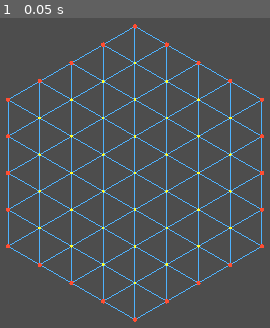
Above: before the commit, frame 1.
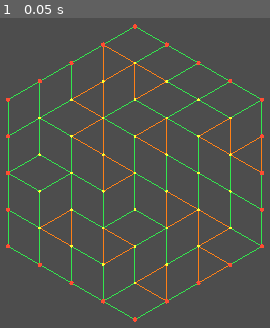
Above: after the commit, the same moment.

Repository: lucasbiancogs/map_generation
Game: Godot game, scene res://scenes/main.tscn
Two runs of this game, one before a commit and one after it. Both use one fixed random seed, a clock stepped at 60 frames per second and the inputs below.
Inputs:
- Up to frame 1 (0.05 s): no input

The runs differ from the first frame. In frame 1, 5.7% of the frame differs, in the area x 2-98%, y 2-98%.

Commit message:
Add Step 3 (triangle-to-quad merging) and rename HexGrid to OrganicGrid
Implements random adjacent triangle merging with seeded RNG, adjacency
dictionary, and early-stop cap for varied results. Visualization now
shows quads (green) and unmergeable triangles (orange) separately.
Renamed class and file from HexGrid to OrganicGrid. Added CLAUDE.md
and IMPLEMENTATION.md for project guidelines and progress tracking.

Diff:
--- a/scenes/main.tscn
+++ b/scenes/main.tscn
@@ -1,6 +1,6 @@
 [gd_scene load_steps=2 format=3 uid="uid://bep2n5mln624u"]
 
-[ext_resource type="Script" uid="uid://c5rtxqg7aqxau" path="res://scripts/hex_grid.gd" id="1_hex_grid"]
+[ext_resource type="Script" path="res://scripts/organic_grid.gd" id="1_o5qli"]
 
 [node name="Main" type="Node3D"]
 
@@ -10,5 +10,5 @@
 [node name="DirectionalLight3D" type="DirectionalLight3D" parent="."]
 transform = Transform3D(1, 0, 0, 0, 0.866025, 0.5, 0, -0.5, 0.866025, 0, 10, 0)
 
-[node name="HexGrid" type="Node3D" parent="."]
-script = ExtResource("1_hex_grid")
+[node name="OrganicGrid" type="Node3D" parent="."]
+script = ExtResource("1_o5qli")
--- a/scripts/hex_grid.gd
+++ b/scripts/organic_grid.gd
@@ -1,21 +1,28 @@
-class_name HexGrid
+class_name OrganicGrid
 extends Node3D
 
 ## Distance from center to hex vertex.
 @export_range(0.5, 20.0) var hex_size: float = 1.0
 ## Number of concentric rings per patch.
 @export_range(1, 10) var iterations_count: int = 4
+## Seed for random triangle merging.
+@export var randomization_seed: int = 0
 
 ## Generated grid points (position + outer edge flag).
 var points: Array[Vector3] = []
 var is_outer_edge: Array[bool] = []
 ## Triangle indices (each group of 3 ints = one triangle).
 var triangles: PackedInt32Array = PackedInt32Array()
+## Quad vertex indices (each group of 4 ints = one quad).
+var quads: Array[PackedInt32Array] = []
+## Triangles that couldn't be merged (indices into the triangles list).
+var unmergeable_triangle_indices: Array[int] = []
 
 
 func _ready() -> void:
 	generate_hex_grid_points()
 	construct_triangles()
+	merge_triangles_into_quads()
 	_build_visualization()
 
 
@@ -116,39 +123,196 @@
 
 
 # ===========================================================================
+# Step 3 — Merge adjacent triangles into quads
+# ===========================================================================
+
+func merge_triangles_into_quads() -> void:
+	quads.clear()
+	unmergeable_triangle_indices.clear()
+
+	var rng := RandomNumberGenerator.new()
+	rng.seed = randomization_seed
+
+	var tri_count: int = triangles.size() / 3
+
+	# Build adjacency: two triangles are adjacent if they share exactly 2 vertices.
+	var adjacency: Dictionary = {}  # tri_index -> Array[int] of adjacent tri indices
+	for i in range(tri_count):
+		adjacency[i] = [] as Array[int]
+
+	for i in range(tri_count):
+		var iv := _get_tri_vertices(i)
+		for j in range(i + 1, tri_count):
+			var jv := _get_tri_vertices(j)
+			var shared: int = 0
+			for vi in iv:
+				for vj in jv:
+					if vi == vj:
+						shared += 1
+			if shared == 2:
+				adjacency[i].append(j)
+				adjacency[j].append(i)
+
+	# Track which triangles are still available for merging.
+	var mergeable: Dictionary = {}  # tri_index -> true
+	for i in range(tri_count):
+		mergeable[i] = true
+
+	# Random upper limit on merges for more varied results.
+	var max_merges: int = rng.randi_range(tri_count / 3, tri_count)
+
+	while not mergeable.is_empty():
+		if quads.size() >= max_merges:
+			for idx in mergeable.keys():
+				unmergeable_triangle_indices.append(idx)
+			break
+
+		# Pick a random mergeable triangle.
+		var keys: Array = mergeable.keys()
+		var tri_a: int = keys[rng.randi_range(0, keys.size() - 1)]
+
+		# Filter its adjacency list to only still-mergeable triangles.
+		var available_neighbors: Array[int] = []
+		for n in adjacency[tri_a]:
+			if mergeable.has(n):
+				available_neighbors.append(n)
+
+		if available_neighbors.is_empty():
+			mergeable.erase(tri_a)
+			unmergeable_triangle_indices.append(tri_a)
+			continue
+
+		var tri_b: int = available_neighbors[rng.randi_range(0, available_neighbors.size() - 1)]
+
+		# Merge into a quad.
+		quads.append(_merge_two_triangles(tri_a, tri_b))
+
+		# Remove both from mergeable set.
+		mergeable.erase(tri_a)
+		mergeable.erase(tri_b)
+
+		# Update adjacency: remove references to merged triangles.
+		# If a neighbor loses all its mergeable neighbors, it becomes unmergeable.
+		_remove_from_adjacency(tri_a, tri_b, adjacency, mergeable, unmergeable_triangle_indices)
+		_remove_from_adjacency(tri_b, tri_a, adjacency, mergeable, unmergeable_triangle_indices)
+
+
+## Returns the 3 vertex indices of the triangle at the given index.
+func _get_tri_vertices(tri_index: int) -> PackedInt32Array:
+	var base: int = tri_index * 3
+	return PackedInt32Array([triangles[base], triangles[base + 1], triangles[base + 2]])
+
+
+## Merges two triangles into a quad. The shared edge vertices go to positions 0 and 2,
+## and the unique vertices go to positions 1 and 3, forming a proper quad winding.
+func _merge_two_triangles(tri_a: int, tri_b: int) -> PackedInt32Array:
+	var va := _get_tri_vertices(tri_a)
+	var vb := _get_tri_vertices(tri_b)
+
+	var shared: Array[int] = []
+	var unique: Array[int] = []
+
+	# Collect all 6 vertex indices, identify shared vs unique.
+	for v in va:
+		var found := false
+		for u in vb:
+			if v == u:
+				found = true
+				break
+		if found:
+			shared.append(v)
+		else:
+			unique.append(v)
+
+	for v in vb:
+		var found := false
+		for u in va:
+			if v == u:
+				found = true
+				break
+		if not found:
+			unique.append(v)
+
+	# Quad winding: shared[0], unique[0], shared[1], unique[1]
+	return PackedInt32Array([shared[0], unique[0], shared[1], unique[1]])
+
+
+## Removes a merged triangle from the adjacency of its neighbors.
+## If a neighbor loses all mergeable neighbors, it becomes unmergeable.
+func _remove_from_adjacency(tri_index: int, other_merged: int, adjacency: Dictionary,
+		mergeable: Dictionary, unmergeable: Array[int]) -> void:
+	for neighbor in adjacency[tri_index]:
+		if neighbor == other_merged:
+			continue
+		var neighbor_adj: Array[int] = adjacency[neighbor]
+		neighbor_adj.erase(tri_index)
+
+		# Check if this neighbor still has any mergeable adjacent triangles.
+		var has_mergeable_neighbor := false
+		for n in neighbor_adj:
+			if mergeable.has(n):
+				has_mergeable_neighbor = true
+				break
+		if not has_mergeable_neighbor and mergeable.has(neighbor):
+			mergeable.erase(neighbor)
+			unmergeable.append(neighbor)
+
+
+# ===========================================================================
 # Visualization — draw grid as wireframe + point markers
 # ===========================================================================
 
 func _build_visualization() -> void:
-	_build_wireframe_mesh()
+	_build_quad_wireframe()
+	_build_unmergeable_tri_wireframe()
 	_build_point_markers()
 
 
-## Draws triangle edges as lines.
-func _build_wireframe_mesh() -> void:
+## Draws quad edges as lines (green).
+func _build_quad_wireframe() -> void:
 	var lines := PackedVector3Array()
 
-	var tri_count: int = triangles.size() / 3
-	for t in range(tri_count):
-		var i0: int = triangles[t * 3]
-		var i1: int = triangles[t * 3 + 1]
-		var i2: int = triangles[t * 3 + 2]
-		var p0: Vector3 = points[i0]
-		var p1: Vector3 = points[i1]
-		var p2: Vector3 = points[i2]
+	for quad in quads:
+		var p0: Vector3 = points[quad[0]]
+		var p1: Vector3 = points[quad[1]]
+		var p2: Vector3 = points[quad[2]]
+		var p3: Vector3 = points[quad[3]]
+		lines.append(p0); lines.append(p1)
+		lines.append(p1); lines.append(p2)
+		lines.append(p2); lines.append(p3)
+		lines.append(p3); lines.append(p0)
+
+	_add_line_mesh(lines, Color(0.2, 0.9, 0.3))
+
+
+## Draws unmergeable triangle edges as lines (orange).
+func _build_unmergeable_tri_wireframe() -> void:
+	var lines := PackedVector3Array()
+
+	for tri_idx in unmergeable_triangle_indices:
+		var v := _get_tri_vertices(tri_idx)
+		var p0: Vector3 = points[v[0]]
+		var p1: Vector3 = points[v[1]]
+		var p2: Vector3 = points[v[2]]
 		lines.append(p0); lines.append(p1)
 		lines.append(p1); lines.append(p2)
 		lines.append(p2); lines.append(p0)
+
+	_add_line_mesh(lines, Color(1.0, 0.5, 0.1))
+
+
+func _add_line_mesh(lines: PackedVector3Array, color: Color) -> void:
+	if lines.is_empty():
+		return
 
 	var arr_mesh := ArrayMesh.new()
 	var arrays := []
 	arrays.resize(Mesh.ARRAY_MAX)
 	arrays[Mesh.ARRAY_VERTEX] = lines
-
 	arr_mesh.add_surface_from_arrays(Mesh.PRIMITIVE_LINES, arrays)
 
 	var mat := StandardMaterial3D.new()
-	mat.albedo_color = Color(0.3, 0.7, 1.0)
+	mat.albedo_color = color
 	mat.shading_mode = BaseMaterial3D.SHADING_MODE_UNSHADED
 	arr_mesh.surface_set_material(0, mat)
 
Not shown, removed: scripts/hex_grid.gd.uid
Not shown, added: CLAUDE.md
Not shown, added: IMPLEMENTATION.md
